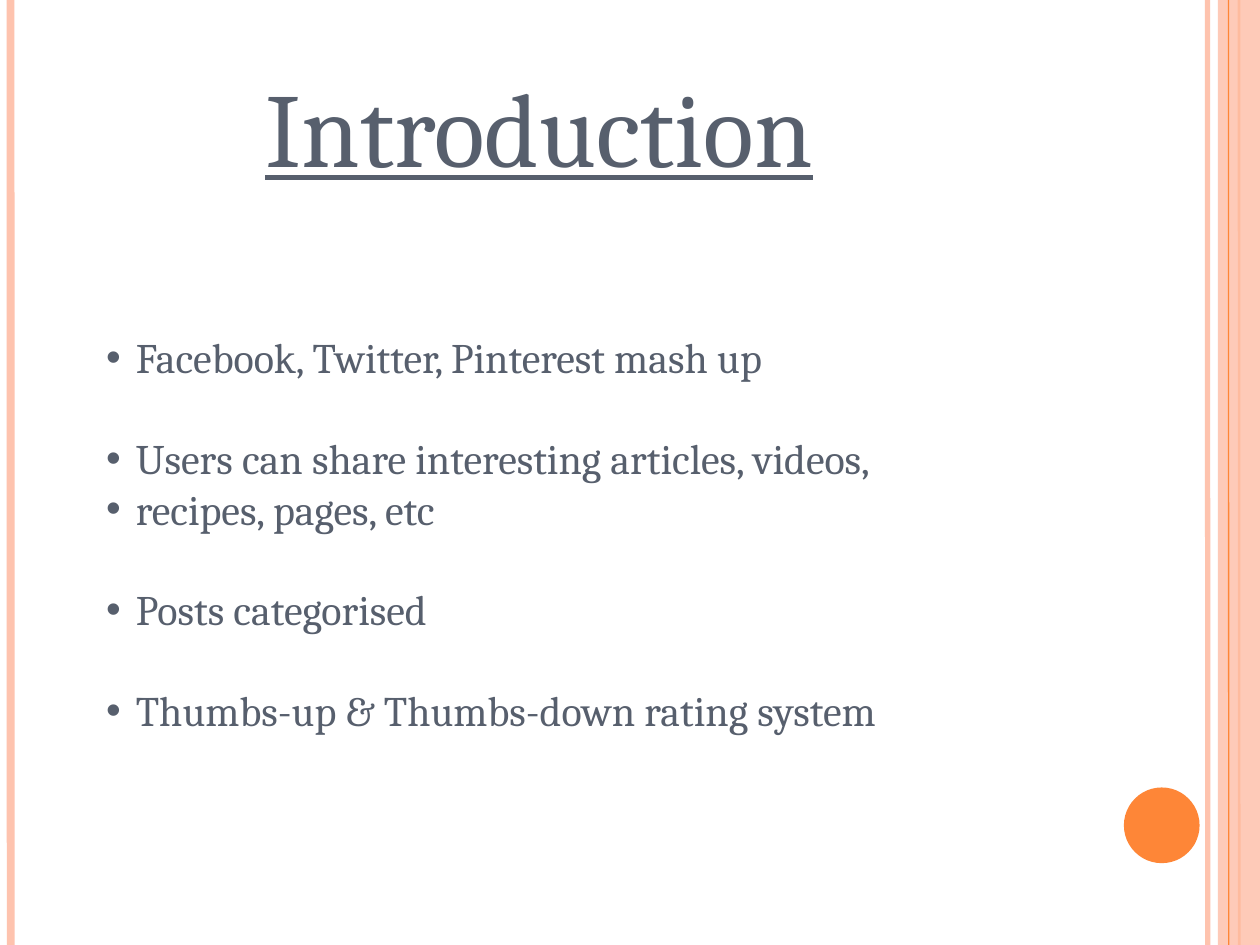
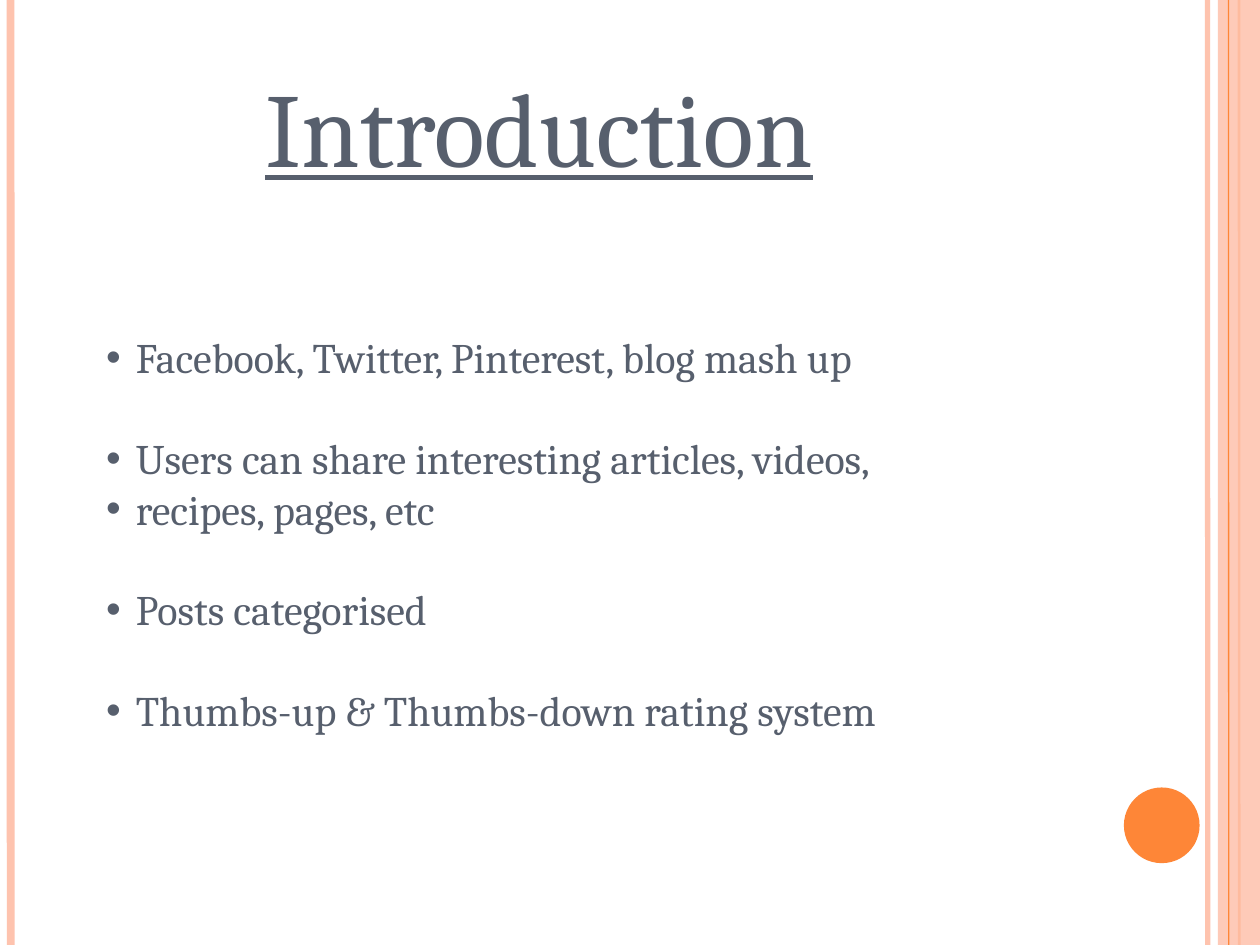
Before and after one commit to Snikket/shareit, a slide deck: slide 2 of Docs/DIM3presentation.ppt. Drawn at 1260x945 pixels with LibreOffice and Linux fonts; fonts in the diff are those of the drawing. Boxes give left, top, right and bottom in pixels: in the first picture for what was removed or moved away, otherwise in the second. Text is boxed around its words. In the diff, an @@ line names an element or a change of style, - is before the commit and + after.

Commit message:
Changed presentation slightly

```diff
--- a/Docs/DIM3presentation.ppt
+++ b/Docs/DIM3presentation.ppt
@@ text at box(136, 344, 852, 382): text changed @@
-• Facebook, Twitter, Pinterest mash up
+• Facebook, Twitter, Pinterest, blog mash up
```
